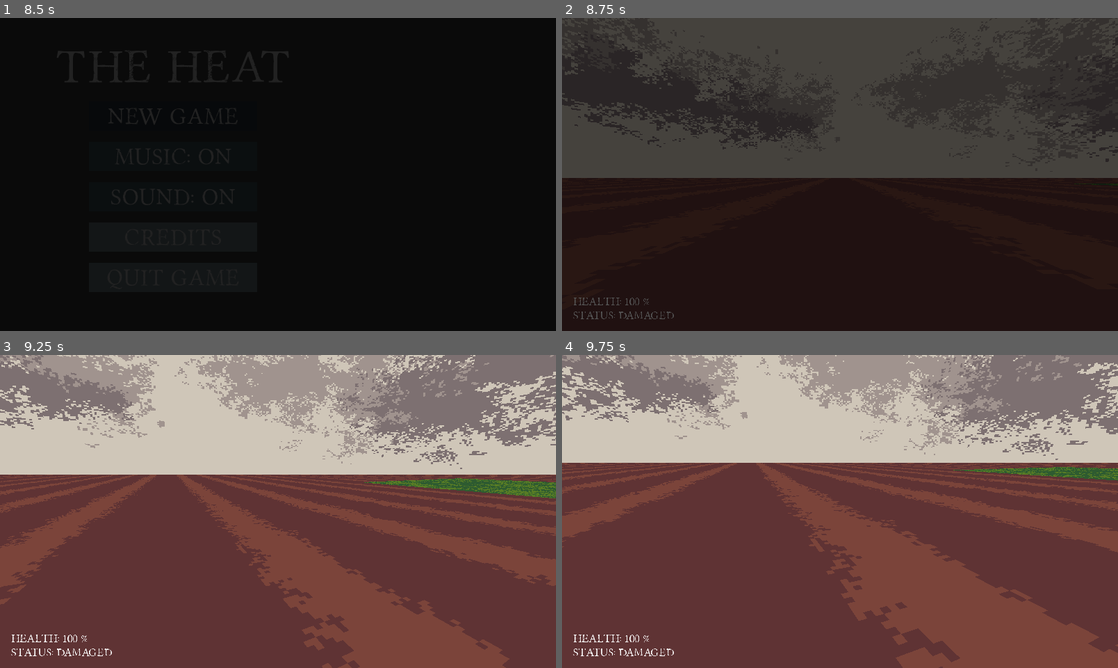
Above: before the commit, frames 1-4 (two rows, left to right).
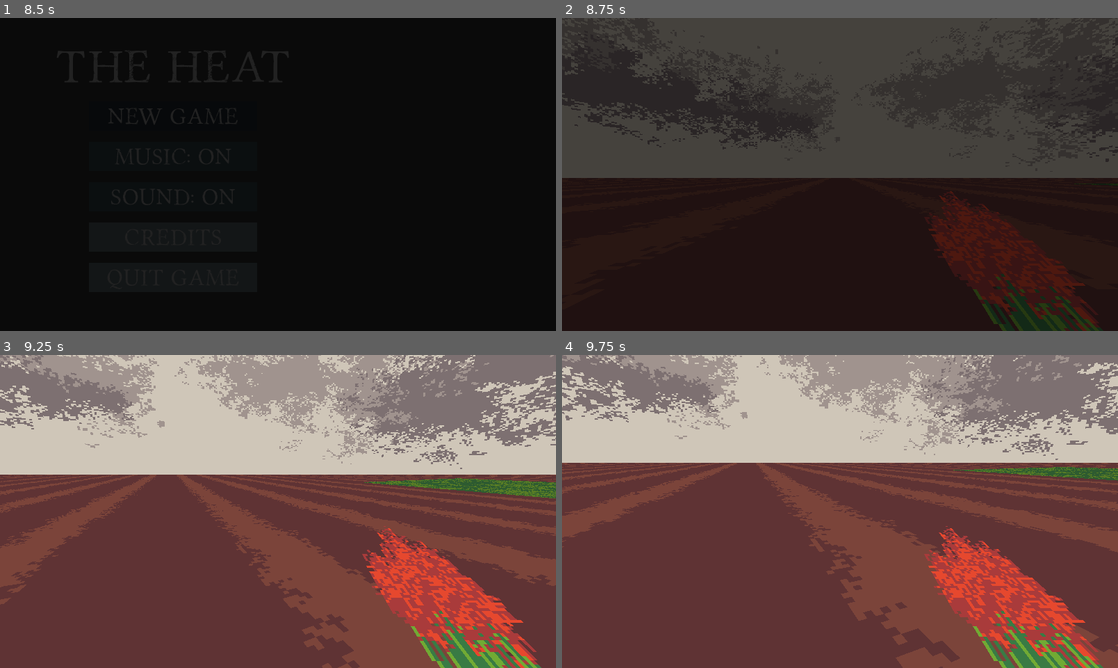
Above: after the commit, the same moments.

Repository: dzejpi/the-heat
Game: Godot game, scene res://scenes/SplashScene.tscn
Two runs of this game, one before a commit and one after it. Both use one fixed random seed, a clock stepped at 60 frames per second and the inputs below.
Inputs (mouse positions are in pixels of both pictures, inside the frame that each line leads up to):
- Up to frame 1 (8.5 s): move the mouse to (400, 158) at 0.52 s; hold D (move_right) 0.53-1.28 s; tap Space (dialog_end) at 0.6, 2.1, 2.75, 3.6, 5.1, 5.75, 6.6 s; move the mouse to (166, 190) at 1.27 s; hold S (move_down) 1.28-2.03 s; tap Shift (move_sprint) every 1.5 s from 1.35 to 7.35 s; tap Enter at 2, 5 s; move the mouse to (333, 105) at 2.02 s; hold D (move_right) 2.03-2.78 s; move the mouse to (250, 237) at 2.77 s; hold W (move_up) 2.78-3.53 s; move the mouse to (444, 221) at 3.52 s; hold A (move_left) 3.53-5.03 s; move the mouse to (111, 127) at 4.27 s; move the mouse to (305, 174) at 5.02 s; hold S (move_down) 5.03-5.78 s; move the mouse to (194, 96) at 5.77 s; hold D (move_right) 5.78-6.53 s; move the mouse to (400, 158) at 6.52 s; hold W (move_up) 6.53-7.28 s; move the mouse to (166, 190) at 7.27 s; hold D (move_right) 7.28-8 s; click "New Game" at 8 s
- Up to frame 2 (8.75 s): no input
- Up to frame 3 (9.25 s): move the mouse to (289, 505) at 8.77 s; hold W (move_up) from 8.78 s (still down); tap Space (dialog_end) at 8.85 s
- Up to frame 4 (9.75 s): move the mouse to (834, 517) at 9.52 s; release W (move_up) at 9.53 s; hold A (move_left) from 9.53 s (still down); tap Shift (move_sprint) at 9.6 s

Frame 1 is identical in both runs. In frame 2, 2.8% of the frame differs, in the area x 2-97%, y 55-100%; in frame 3, 7.1%, in the area x 2-98%, y 54-100%; in frame 4, 7.1%.

Commit message:
Added some objects that can be carried by the player.

Diff:
--- /dev/null
+++ b/resources/font_ingame_24.tres
@@ -0,0 +1,7 @@
+[gd_resource type="DynamicFont" load_steps=2 format=2]
+
+[ext_resource path="res://assets/fonts/portmanteau/portmanteau_regular.ttf" type="DynamicFontData" id=1]
+
+[resource]
+size = 24
+font_data = ExtResource( 1 )
--- a/scenes/GameSceneOne.tscn
+++ b/scenes/GameSceneOne.tscn
@@ -20,12 +20,6 @@
 script = ExtResource( 3 )
 
 [node name="GameNode" type="Node" parent="."]
-
-[node name="Pause" type="Node" parent="."]
-
-[node name="PauseScene" parent="Pause" instance=ExtResource( 1 )]
-visible = false
-position = Vector2( 558, 272 )
 
 [node name="Player" parent="." instance=ExtResource( 4 )]
 
@@ -50,3 +44,9 @@
 transform = Transform( 3, 0, 0, 0, 3, 0, 0, 0, 3, 0, 0, 4 )
 
 [node name="TransitionOverlay" parent="." instance=ExtResource( 2 )]
+
+[node name="Pause" type="Node" parent="."]
+
+[node name="PauseScene" parent="Pause" instance=ExtResource( 1 )]
+visible = false
+position = Vector2( 558, 272 )
--- a/scenes/PlayerScene.tscn
+++ b/scenes/PlayerScene.tscn
@@ -1,14 +1,11 @@
 [gd_scene load_steps=5 format=2]
 
 [ext_resource path="res://scripts/PlayerScript.gd" type="Script" id=1]
-[ext_resource path="res://assets/fonts/portmanteau/portmanteau_regular.ttf" type="DynamicFontData" id=2]
+[ext_resource path="res://resources/font_ingame_24.tres" type="DynamicFont" id=2]
+[ext_resource path="res://assets/visual/items/spr_harvested_crops.png" type="Texture" id=3]
 
 [sub_resource type="CapsuleShape" id=1]
 radius = 0.5
-
-[sub_resource type="DynamicFont" id=2]
-size = 24
-font_data = ExtResource( 2 )
 
 [node name="Player" type="KinematicBody"]
 transform = Transform( 1, 0, 0, 0, 1, 0, 0, 0, 1, 0, 1, 0 )
@@ -24,26 +21,58 @@
 cast_to = Vector3( 0, 0, -3 )
 collide_with_areas = true
 
+[node name="CelectedItemSprite" type="Sprite3D" parent="PlayerHead"]
+transform = Transform( 0.999493, -0.0199255, 0.0248193, -0.0133308, 0.446024, 0.894922, -0.0289018, -0.894799, 0.445533, 0.5, -0.463007, -0.318833 )
+centered = false
+offset = Vector2( -64, 0 )
+texture = ExtResource( 3 )
+
 [node name="CollisionBodyCapsule" type="CollisionShape" parent="."]
 transform = Transform( 1, 0, 0, 0, -4.37114e-08, -1, 0, 1, -4.37114e-08, 0, 0, 0 )
 shape = SubResource( 1 )
 
-[node name="UI" type="Node" parent="."]
+[node name="UILabels" type="Node2D" parent="."]
 
-[node name="UI2" type="Node2D" parent="."]
-
-[node name="CropLabels" type="Node2D" parent="UI2"]
+[node name="CropLabels" type="Node2D" parent="UILabels"]
 position = Vector2( 32, 800 )
 
-[node name="CropStatusLabel" type="Label" parent="UI2/CropLabels"]
+[node name="CropStatusLabel" type="Label" parent="UILabels/CropLabels"]
 margin_top = 40.0
 margin_right = 348.0
-margin_bottom = 70.0
-custom_fonts/font = SubResource( 2 )
+margin_bottom = 72.0
+custom_fonts/font = ExtResource( 2 )
 text = "Status: DAMAGED"
 
-[node name="CropHealthLabel" type="Label" parent="UI2/CropLabels"]
+[node name="CropHealthLabel" type="Label" parent="UILabels/CropLabels"]
 margin_right = 348.0
-margin_bottom = 30.0
-custom_fonts/font = SubResource( 2 )
+margin_bottom = 32.0
+custom_fonts/font = ExtResource( 2 )
 text = "Health: 100 %"
+
+[node name="SelectedTools" type="Node2D" parent="UILabels"]
+position = Vector2( 1000, 800 )
+
+[node name="CarryStatusLabel" type="Label" parent="UILabels/SelectedTools"]
+margin_left = 80.0
+margin_right = 556.0
+margin_bottom = 32.0
+custom_fonts/font = ExtResource( 2 )
+text = "Carrying empty bucket"
+align = 2
+
+[node name="TooltipLabel" type="Label" parent="UILabels/SelectedTools"]
+margin_left = 80.0
+margin_top = 40.0
+margin_right = 556.0
+margin_bottom = 72.0
+custom_fonts/font = ExtResource( 2 )
+text = "Use to put out fire"
+align = 2
+
+[node name="ActionLabel" type="Label" parent="UILabels"]
+margin_left = 800.0
+margin_top = 450.0
+margin_right = 1024.0
+margin_bottom = 489.0
+custom_fonts/font = ExtResource( 2 )
+text = "Take water"
--- a/scripts/PlayerScript.gd
+++ b/scripts/PlayerScript.gd
@@ -3,6 +3,12 @@
 
 onready var player_head = $PlayerHead
 onready var ray = $PlayerHead/RayCast
+
+onready var crop_status_label = $UILabels/CropLabels/CropStatusLabel
+onready var crop_health_label = $UILabels/CropLabels/CropHealthLabel
+onready var carry_status_label = $UILabels/SelectedTools/CarryStatusLabel
+onready var tooltip_label = $UILabels/SelectedTools/TooltipLabel
+onready var prompt_label = $UILabels/ActionLabel
 
 var speed = 8
 var jump = 8
@@ -26,9 +32,16 @@
 # Name of the observed object for debugging purposes
 var observed_object = ""
 
+var carrying_object = 0
+
 
 func _ready():
 	Input.set_mouse_mode(Input.MOUSE_MODE_CAPTURED)
+	crop_status_label.text = ""
+	crop_health_label.text = ""
+	carry_status_label.text = ""
+	tooltip_label.text = ""
+	prompt_label.text = ""
 
 
 func _input(event):
@@ -69,6 +82,8 @@
 
 
 func _physics_process(delta):
+
+
 	if is_on_floor():
 		gravity_vector = -get_floor_normal() * slide_prevention
 		acceleration = ground_acceleration
@@ -95,3 +110,22 @@
 	movement.y = gravity_vector.y
 
 	move_and_slide(movement, Vector3.UP)
+
+
+func carried_item_check():
+	match(carrying_object):
+		# Hands
+		0:
+			pass
+		# Sickle
+		1:
+			pass
+		# Bucket
+		2:
+			pass
+		# Spade
+		3:
+			pass
+		# Crops
+		4:
+			pass
Binary file changed: assets/visual/crops/ase_crops_assets.aseprite
Binary file added: assets/visual/crops/ase_crops_sorghum_harvested.png
Not shown, added: assets/visual/crops/ase_crops_sorghum_harvested.png.import
Binary file added: assets/visual/items/ase_items.aseprite
Binary file added: assets/visual/items/spr_bucket_empty.png
Not shown, added: assets/visual/items/spr_bucket_empty.png.import
Binary file added: assets/visual/items/spr_bucket_water.png
Not shown, added: assets/visual/items/spr_bucket_water.png.import
Binary file added: assets/visual/items/spr_harvested_crops.png
Not shown, added: assets/visual/items/spr_harvested_crops.png.import
Binary file added: assets/visual/items/spr_sickle.png
Not shown, added: assets/visual/items/spr_sickle.png.import
